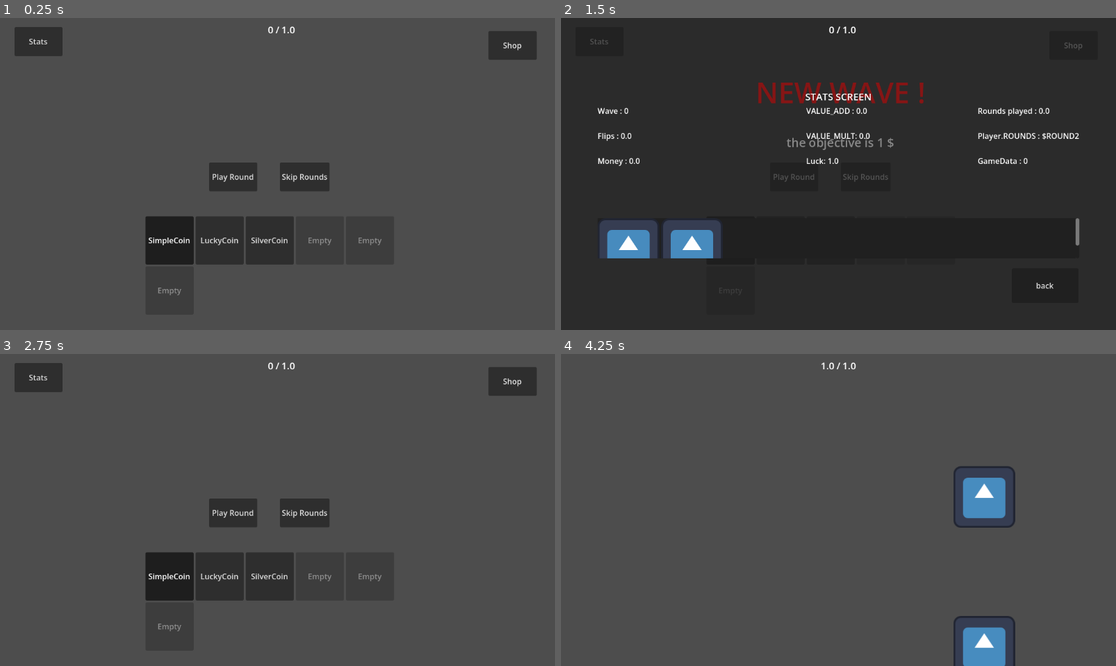
Above: before the commit, frames 1-4 (two rows, left to right).
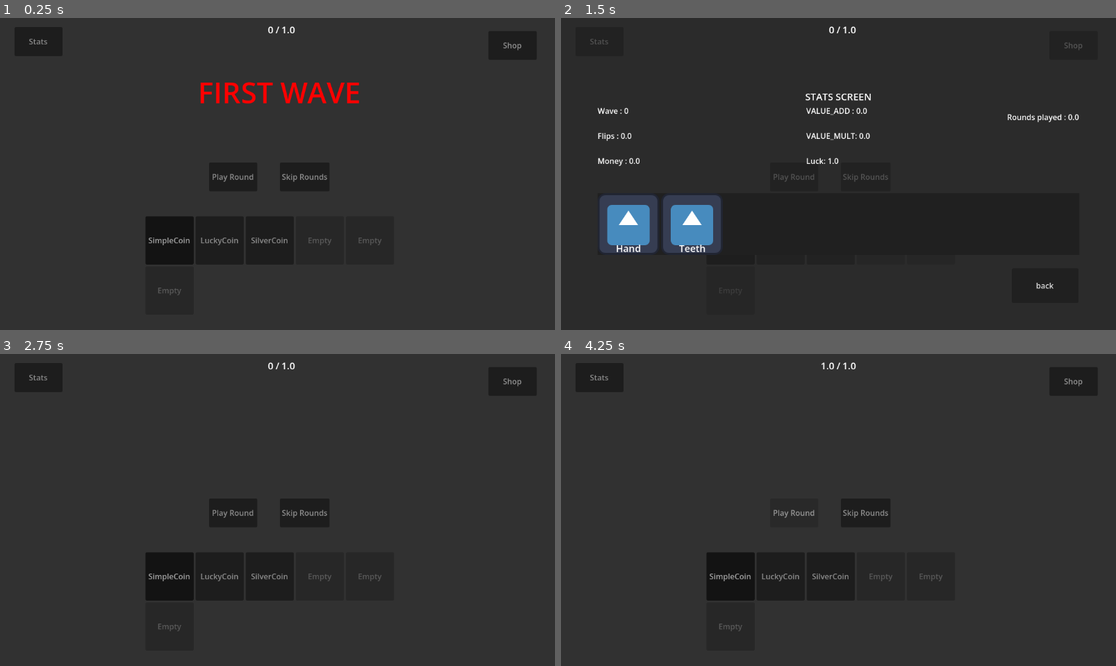
Above: after the commit, the same moments.

Repository: iceknith/Organ-Gambler-Full
Game: Godot game, scene res://src/game_scenes/main/main.tscn
The game is run twice, just before and just after one commit, with the same random seed, the same clock (stepped at 60 frames per second) and the same inputs. The engine's default icon, where the game draws it, is replaced by a stand-in: a white triangle on a blue panel in a dark square.
Inputs (mouse positions are in pixels of both pictures, inside the frame that each line leads up to):
- Up to frame 1 (0.25 s): no input
- Up to frame 2 (1.5 s): click "Stats" at 0.5 s; click "Shop" at 1.25 s
- Up to frame 3 (2.75 s): click "back" at 2 s
- Up to frame 4 (4.25 s): click "Play Round" at 2.75 s; click (794, 513) at 3.5 s, where only the run after the commit has a clickable "Play Round"

The runs differ from the first frame. In frame 1, 89% of the frame differs, in the area x 0-100%, y 0-100%; in frame 2, 4.6%; in frame 3, 89%; in frame 4, 99%.

Commit message:
better context screen (signal connexionHub/context with main)

Diff:
--- a/src/game_datas/gameData.gd
+++ b/src/game_datas/gameData.gd
@@ -13,7 +13,6 @@
 	set(new_round):
 		var max_rounds = Player.get_attribute(Player.Attributes.ROUNDS)
 		if max_rounds <= 0: return
-
 		if new_round >= max_rounds:
 			next_wave()
 		else:
@@ -32,7 +31,7 @@
 	if(Player.money < wave_objective):
 		on_game_over()
 		return
-	wave += 1
+	wave +=1
 	round = 0
 	Player.money-=wave_objective
 	wave_objective = calculate_wave_objective(wave, wave_objective)
--- a/src/game_scenes/context/context.gd
+++ b/src/game_scenes/context/context.gd
@@ -11,34 +11,24 @@
 ###---Functions---###
 func _ready() -> void:
 	clear()
-	connect_signals()
+
+
+signal context_finished
+
+func display_message(_title:String="", _subtitle:String= "", _body:String ="", _duration:float =0):
+	print("debug?")
+	title.text = _title
+	subtitle.text = _subtitle
+	body.text =  _body
+	#Main.main.switch_to_scene("context")
+
+	# display timeout
+	if _duration == 0 : await get_tree().create_timer(duration).timeout
+	else: await get_tree().create_timer(_duration).timeout
+	clear()
+	context_finished.emit()
 
 func clear() -> void:
 	title.text = ""
 	subtitle.text = ""
 	body.text = ""
-
-func connect_signals() -> void:
-	GameData.new_wave.connect(on_new_wave)
-	GameData.game_over.connect(on_game_over)
-
-#Will play automaticly after the scene is displayed on screen
-func play_scene() -> void:
-	display_timeout()
-
-func on_new_wave(a:int = 0, b:float =0) -> void:
-	await get_tree().create_timer(0.5).timeout
-	Main.main.switch_to_scene("context")
-	title.text = "NEW WAVE !"
-	subtitle.text = "the objective is " + str(int(GameData.wave_objective)) + " $"
-
-	display_timeout()
-
-func on_game_over() -> void:
-	Main.main.switch_to_scene("context")
-	title.text = "GAME OVER !"
-
-func display_timeout() -> void:
-	await get_tree().create_timer(duration).timeout
-	clear()
-	Main.main.go_back()
--- a/src/game_scenes/context/context.tscn
+++ b/src/game_scenes/context/context.tscn
@@ -9,9 +9,11 @@
 anchor_bottom = 1.0
 grow_horizontal = 2
 grow_vertical = 2
+mouse_default_cursor_shape = 4
 script = ExtResource("1_4u6jo")
 
 [node name="ColorRect" type="ColorRect" parent="." unique_id=1648749461]
+z_index = 1
 layout_mode = 1
 anchors_preset = 15
 anchor_right = 1.0
@@ -21,6 +23,7 @@
 color = Color(0, 0, 0, 0.3647059)
 
 [node name="VBoxContainer" type="VBoxContainer" parent="." unique_id=1340310120]
+z_index = 1
 layout_mode = 0
 offset_left = 376.0
 offset_top = 112.0
--- a/src/game_scenes/hub/hub.gd
+++ b/src/game_scenes/hub/hub.gd
@@ -1,5 +1,10 @@
 class_name Hub extends Control
 
+
+signal message_requested(title,subtitle,body,duration)
+
+var new_wave:bool = false
+var game_over:bool = false
 
 func _ready() -> void:
 	connect_signals()
@@ -9,4 +14,26 @@
 	$PlayRound.pressed.connect(Main.main.switch_to_scene.bind("round"))
 	$Shop.pressed.connect(Main.main.switch_to_scene.bind("shop"))
 	$Stats.pressed.connect(Main.main.switch_to_scene.bind("stats"))
-	$SkipRounds.pressed.connect(Main.main.switch_to_scene.bind("context"))
+	$SkipRounds.pressed.connect(on_new_wave)
+
+	GameData.new_wave.connect(on_new_wave)
+	GameData.game_over.connect(on_game_over)
+
+func on_game_over() -> void:
+	game_over = true
+
+func on_new_wave(wave:int,new_objective:int) -> void:
+	if(new_objective == 1):
+		message_requested.emit("FIRST WAVE","","",1)
+	else:
+		new_wave = true
+
+func return_scene() -> void:
+	# verifie si il dois en effect afficher son ecran
+	if(new_wave):
+		message_requested.emit("Wave "+str(GameData.wave),"objective "+str(GameData.wave_objective),"good luck",3)
+		new_wave =false
+
+	if(game_over):
+		message_requested.emit("GAME OVER","","",6)
+		game_over =false
--- a/src/game_scenes/main/main.gd
+++ b/src/game_scenes/main/main.gd
@@ -20,6 +20,15 @@
 	main = self
 	initialize_scenes()
 
+# Context message management
+func _on_hub_message_requested(title, subtitle, body, duration):
+	switch_to_scene("context")
+	$GameScenes/context.display_message(title, subtitle, body, duration)
+
+# Context screen tack finished
+func _on_context_finished():
+	go_back()
+
 func initialize_scenes():
 	for sceneName in scenes:
 		var sceneTransition:SceneTransition = scenes[sceneName]
@@ -33,6 +42,10 @@
 		$GameScenes.add_child(scene)
 	# Add the first scene to the scene history
 	sceneHistory.append(firstScene)
+
+	# Context / Hub signal management
+	$GameScenes/hub.message_requested.connect(_on_hub_message_requested)
+	$GameScenes/context.context_finished.connect(_on_context_finished)
 
 # Scene switching functions
 func switch_to_scene(sceneName:String, transition:SceneTransition = null) -> void:
@@ -124,6 +137,10 @@
 	sceneHistory.pop_back()
 	can_transition = true
 
+	if(previous_scene.has_method("return_scene")):
+		previous_scene.return_scene()
+
+
 func hide(node:Node) -> void:
 	if (node as Control) or (node as Node2D) or (node as Node3D):
 		node.hide()
--- a/src/game_scenes/stats/stats.tscn
+++ b/src/game_scenes/stats/stats.tscn
@@ -73,9 +73,6 @@
 size_flags_horizontal = 10
 text = "Rounds played : $ROUND1
 
-Player.ROUNDS : $ROUND2
-
-GameData : $ROUND3
 
 
 
